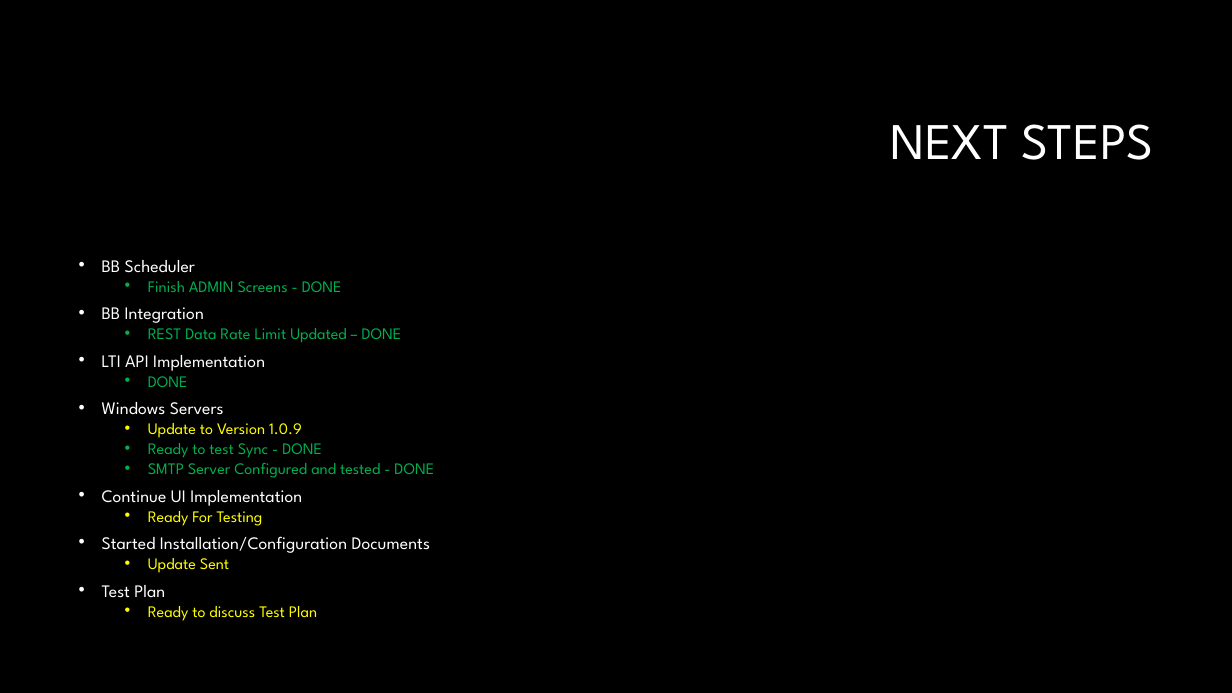
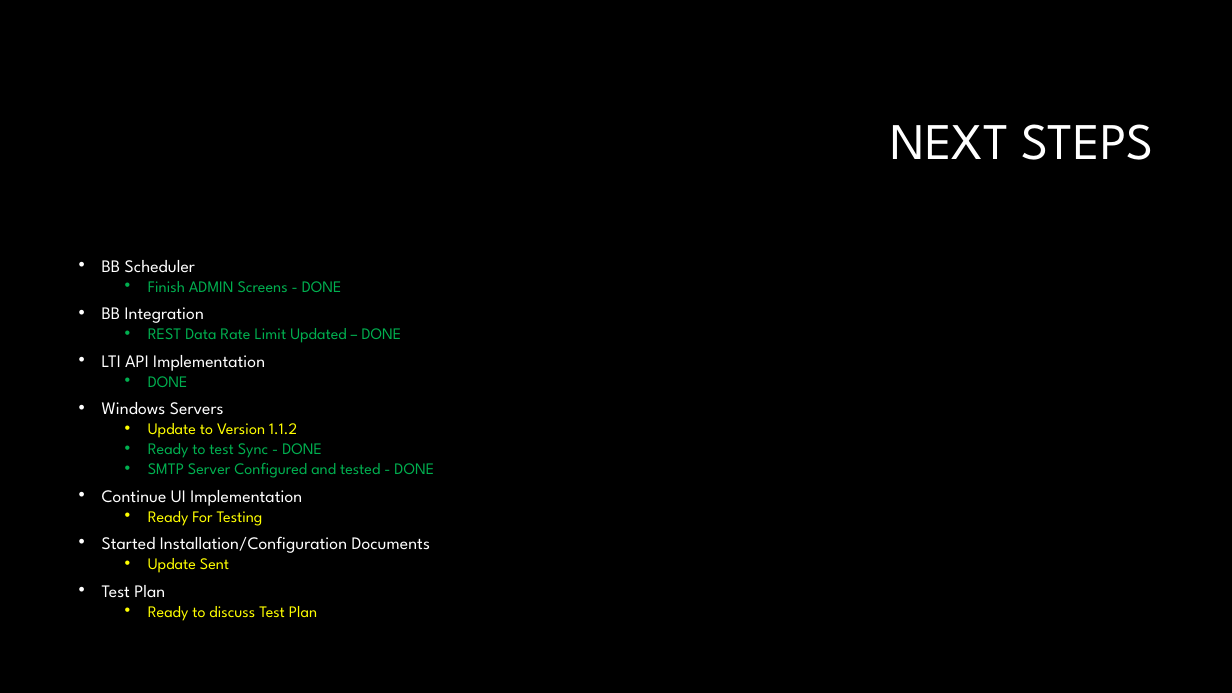
Before and after one commit to joefavero/WaukeshaBBScheduler, a slide deck: slide 8 of docs/Waukesha Week 21.pptx. Drawn at 1232x693 pixels with LibreOffice and Linux fonts; fonts in the diff are those of the drawing; background and template pictures are left out. Boxes give left, top, right and bottom in pixels: in the first picture for what was removed or moved away, otherwise in the second. Text is boxed around its words. In the diff, an @@ line names an element or a change of style, - is before the commit and + after.

```diff
--- a/docs/Waukesha Week 21.pptx
+++ b/docs/Waukesha Week 21.pptx
@@ text at box(148, 423, 297, 438): text changed @@
-  • Update to Version 1.0.9
+  • Update to Version 1.1.2
```
Also in this commit, not shown: 8 other files.
